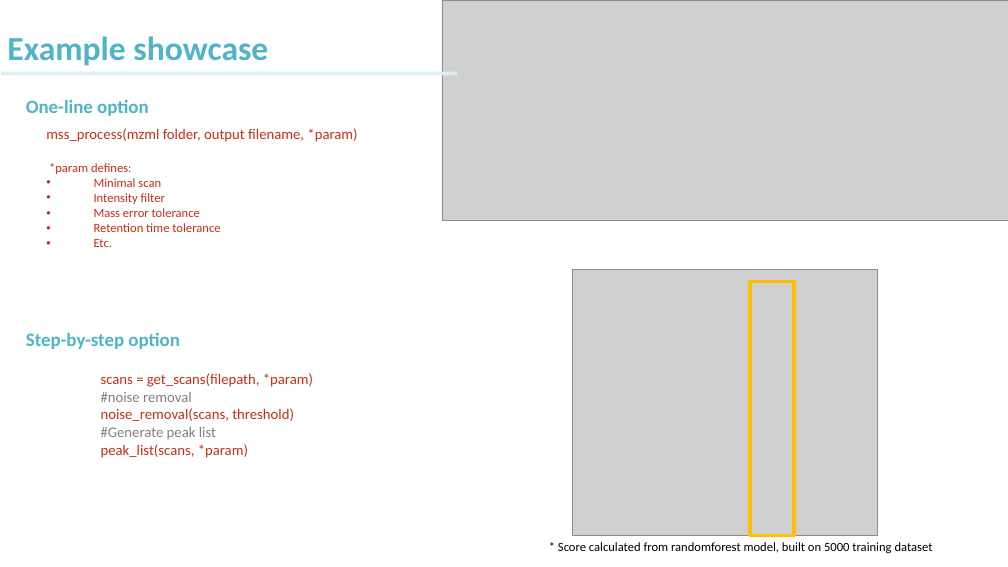
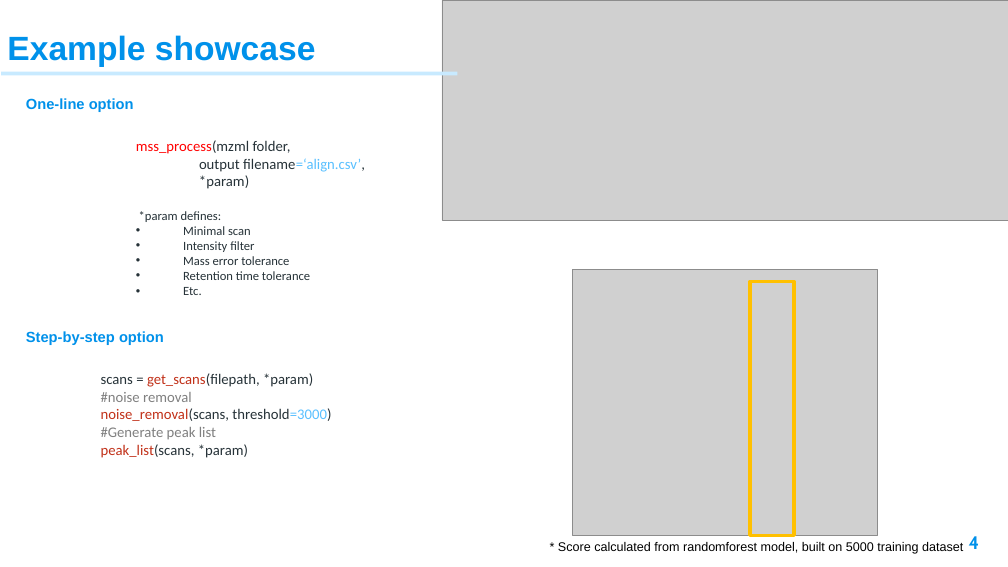
Before and after one commit to XiminHu/mass-suite, a slide deck: slide 4 of doc/20210326 ACS presentation.pptx. Drawn at 1008x567 pixels with LibreOffice and Linux fonts; fonts in the diff are those of the drawing; grey boxes stand for pictures; background and template pictures are left out. Boxes give left, top, right and bottom in pixels: in the first picture for what was removed or moved away, otherwise in the second. Text is boxed around its words. In the diff, an @@ line names an element or a change of style, - is before the commit and + after.

```diff
--- a/doc/20210326 ACS presentation.pptx
+++ b/doc/20210326 ACS presentation.pptx
@@ text "Example showcase" at <box>7,35,316,67</box>: font Calibri to Arial, text colour #50B4C8 to #0091EA @@
@@ rectangle at <box>1,72,457,76</box>: fill #DCF0F4 to #C8EAFF @@
@@ text "One-line option" at <box>26,98,134,112</box>: size 18 to 14 pt, font Calibri to Arial, text colour #50B4C8 to #0091EA @@
@@ text at <box>136,140,365,189</box>: text changed; text colour #C13018 to #263238 @@
-mss_process(mzml folder, output filename, *param)
+mss_process(mzml folder,
+output filename=‘align.csv’,
+*param)
@@ text "mss_process(mzml folder,": place and size @@
-text "mss_process(mzml folder," at <box>46,128,357,247</box>
+text "mss_process(mzml folder," at <box>136,140,365,295</box>
@@ text at <box>139,211,310,295</box>: text colour #C13018 to #263238 in "*param defines:", "Minimal scan", "Intensity filter", "Mass error tolerance" and 2 more places @@
@@ text "Step-by-step option" at <box>26,331,164,345</box>: size 18 to 14 pt, font Calibri to Arial, text colour #50B4C8 to #0091EA @@
@@ text at <box>101,373,331,458</box>: text changed; text colour #C13018 to #263238 @@
-scans = get_scans(filepath, *param)
-#noise removal
-noise_removal(scans, threshold)
-#Generate peak list
-peak_list(scans, *param)
+scans = get_scans(filepath, *param)
+#noise removal
+noise_removal(scans, threshold=3000)
+#Generate peak list
+peak_list(scans, *param)
@@ text "* Score calculated from randomforest ..." at <box>558,542,963,554</box>: font Calibri to Arial @@
@@ page number added at <box>969,536,980,549</box>, 17.3 pt, text #0091EA, bold @@
+4
```
Also in this commit, not shown: 18 other slides changed, 3 slides added, 3 slides removed, 13 other files.
